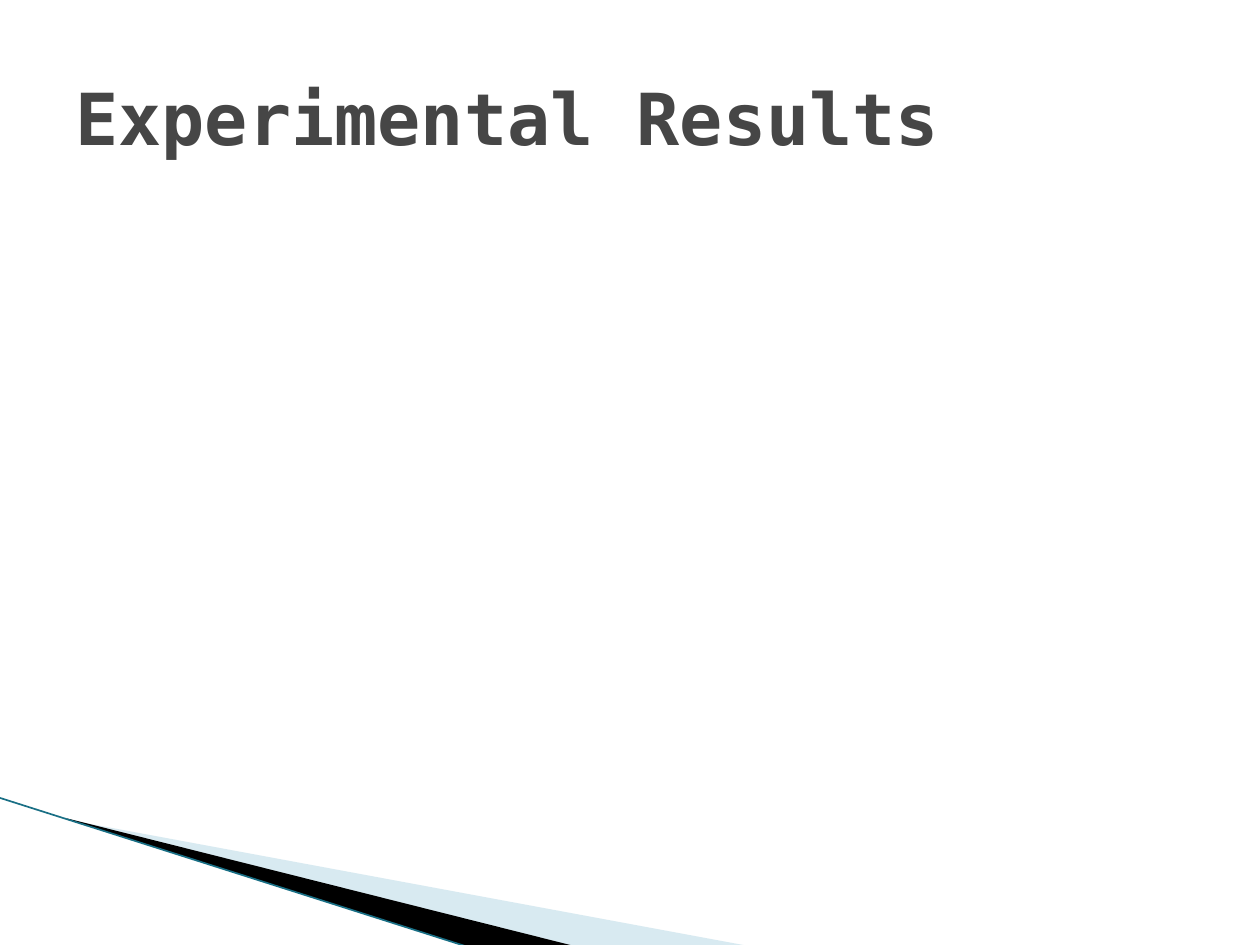
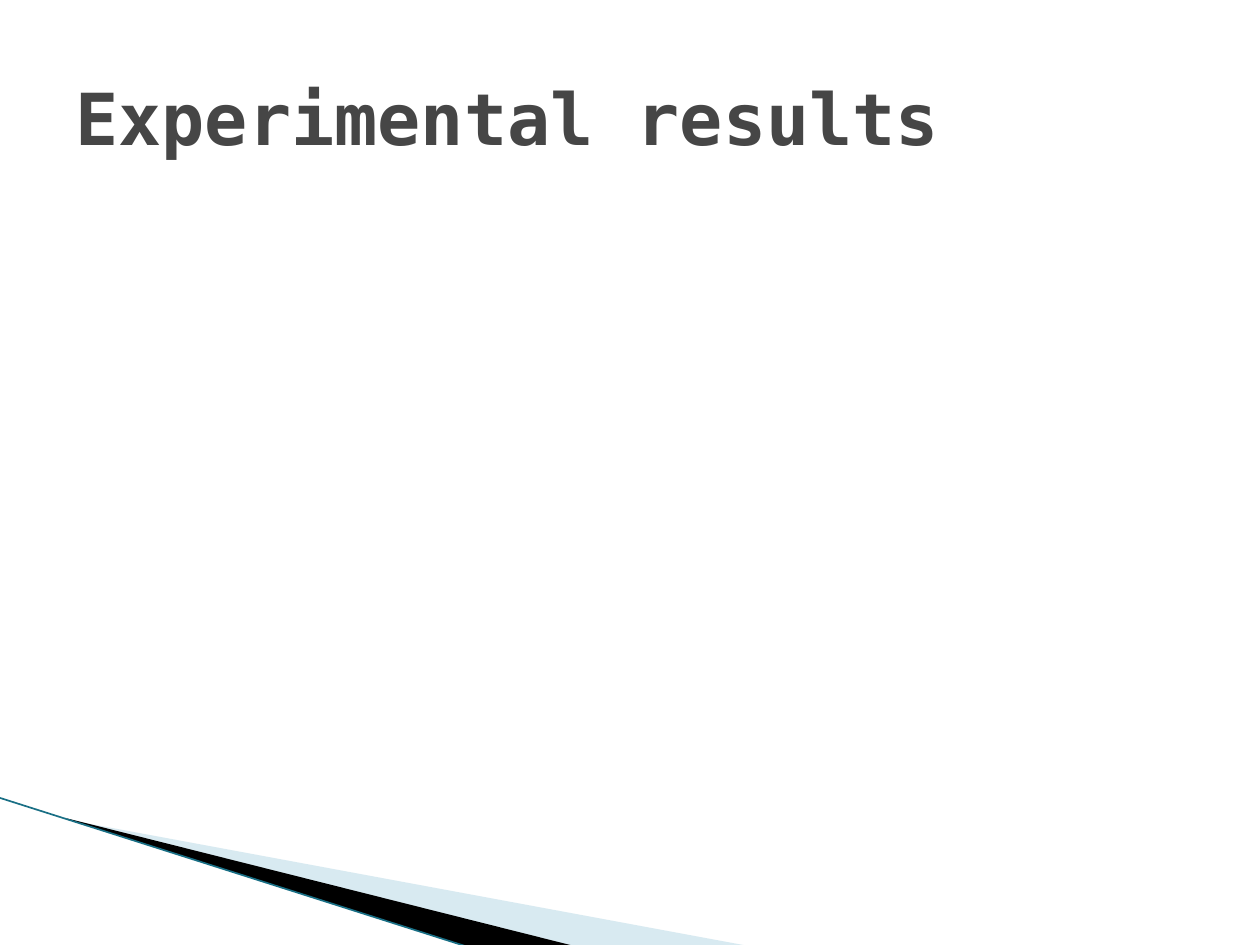
Before and after one commit to vfasburg/cse_825, a slide deck: slide 16 of Project/Final_Project_Presentation_Fasburg_Reiff_Thomas.pptx (slide 14 before the commit). Drawn at 1260x945 pixels with LibreOffice and Linux fonts; fonts in the diff are those of the drawing; background and template pictures are left out. Boxes give left, top, right and bottom in pixels: in the first picture for what was removed or moved away, otherwise in the second. Text is boxed around its words. In the diff, an @@ line names an element or a change of style, - is before the commit and + after.

Commit message:
added my slides

```diff
--- a/Project/Final_Project_Presentation_Fasburg_Reiff_Thomas.pptx
+++ b/Project/Final_Project_Presentation_Fasburg_Reiff_Thomas.pptx
@@ title at (75, 87, 939, 160): text changed @@
-Experimental Results
+Experimental results
```
Also in this commit, not shown: 6 slides added, 4 slides removed.
